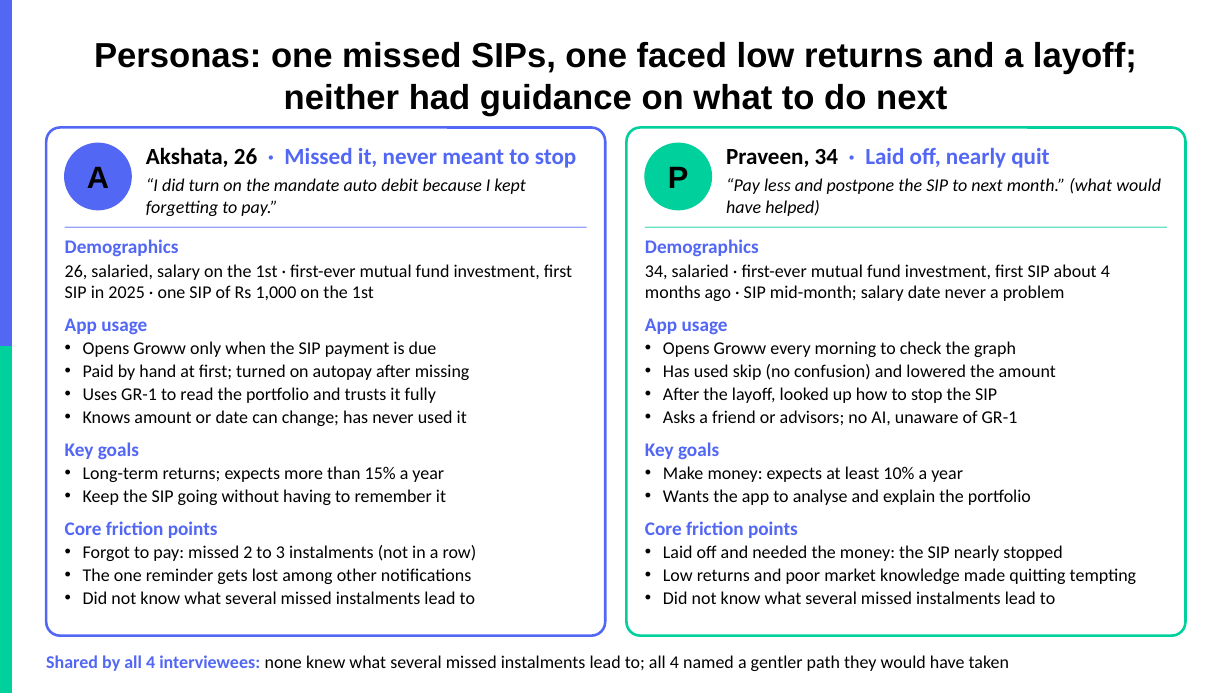
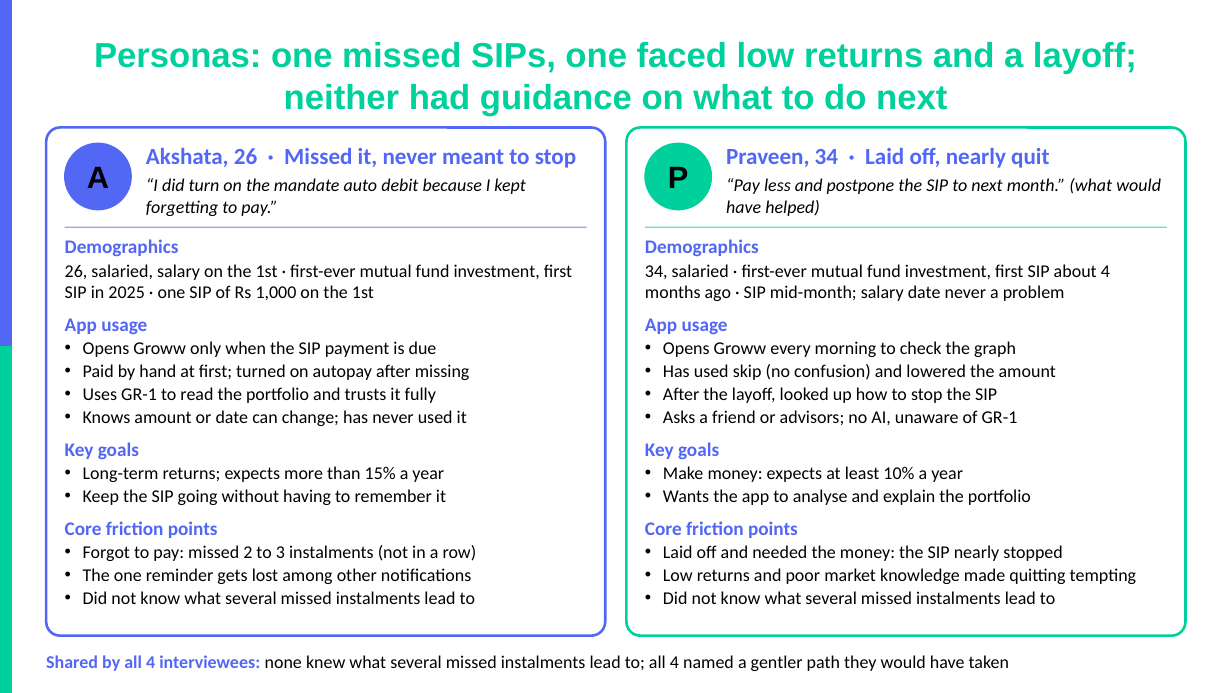
Before and after one commit to akarshita711/NEXTLEAP_GRAD_PROJECT_groww_SIP_research, a slide deck: slide 5 of deck/NL_Groww.pptx. Drawn at 1232x693 pixels with LibreOffice and Linux fonts; fonts in the diff are those of the drawing; background and template pictures are left out. Boxes give left, top, right and bottom in pixels: in the first picture for what was removed or moved away, otherwise in the second. Text is boxed around its words. In the diff, an @@ line names an element or a change of style, - is before the commit and + after.

```diff
--- a/deck/NL_Groww.pptx
+++ b/deck/NL_Groww.pptx
@@ title "Personas: one missed SIPs, one ..." at (x1=94, y1=42, x2=1137, y2=116): text colour #000000 to #00D09C @@
@@ text "Akshata, 26 · Missed it, ..." at (x1=146, y1=148, x2=577, y2=168): text colour #000000 to #5367F5 in "Akshata, 26" @@
@@ text "Praveen, 34 · Laid off, ..." at (x1=726, y1=148, x2=1049, y2=168): text colour #000000 to #5367F5 in "Praveen, 34" @@
```
Also in this commit, not shown: 9 other slides changed, 19 other files.
